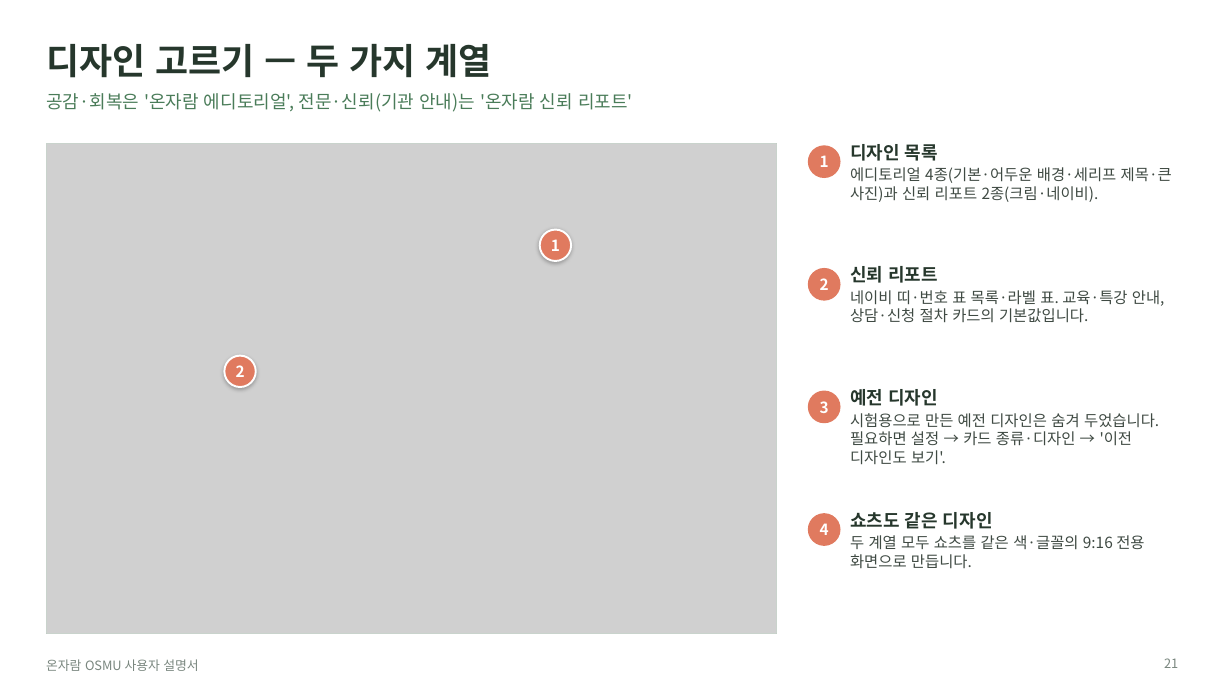
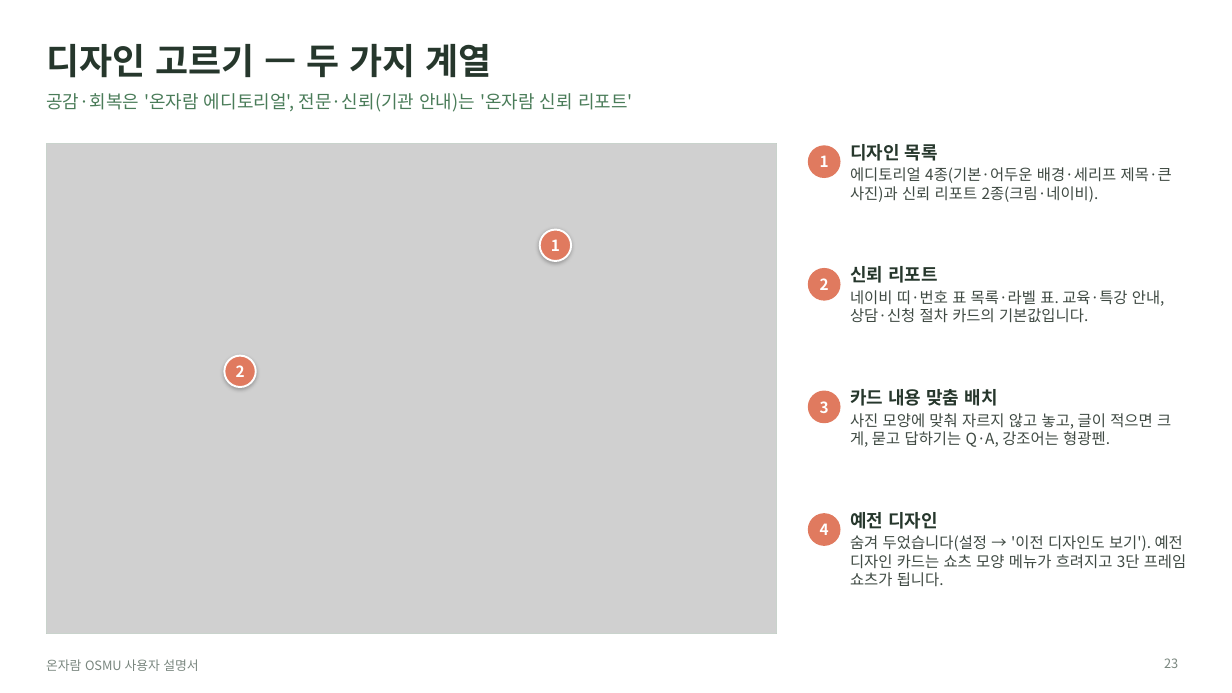
Before and after one commit to JaewooLee-AI/OSMU_onjaram, a slide deck: slide 23 of docs/manual/온자람_OSMU_사용자설명서.pptx (slide 21 before the commit). Drawn at 1232x693 pixels with LibreOffice and Linux fonts; fonts in the diff are those of the drawing; grey boxes stand for pictures. Boxes give left, top, right and bottom in pixels: in the first picture for what was removed or moved away, otherwise in the second. Text is boxed around its words. In the diff, an @@ line names an element or a change of style, - is before the commit and + after.

```diff
--- a/docs/manual/온자람_OSMU_사용자설명서.pptx
+++ b/docs/manual/온자람_OSMU_사용자설명서.pptx
@@ text at [850, 389, 1171, 447]: text changed @@
-예전 디자인
-시험용으로 만든 예전 디자인은 숨겨 두었습니다. 필요하면 설정 → 카드 종류·디자인 → '이전 디자인도 보기'.
+카드 내용 맞춤 배치
+사진 모양에 맞춰 자르지 않고 놓고, 글이 적으면 크게, 묻고 답하기는 Q·A, 강조어는 형광펜.
@@ text at [850, 512, 1186, 586]: text changed @@
-쇼츠도 같은 디자인
-두 계열 모두 쇼츠를 같은 색·글꼴의 9:16 전용 화면으로 만듭니다.
+예전 디자인
+숨겨 두었습니다(설정 → '이전 디자인도 보기'). 예전 디자인 카드는 쇼츠 모양 메뉴가 흐려지고 3단 프레임 쇼츠가 됩니다.
@@ page number at [1164, 658, 1178, 668]: text changed @@
-21
+23
```
Also in this commit, not shown: 9 other slides changed, 3 slides added, 1 slide removed, 7 other files.
